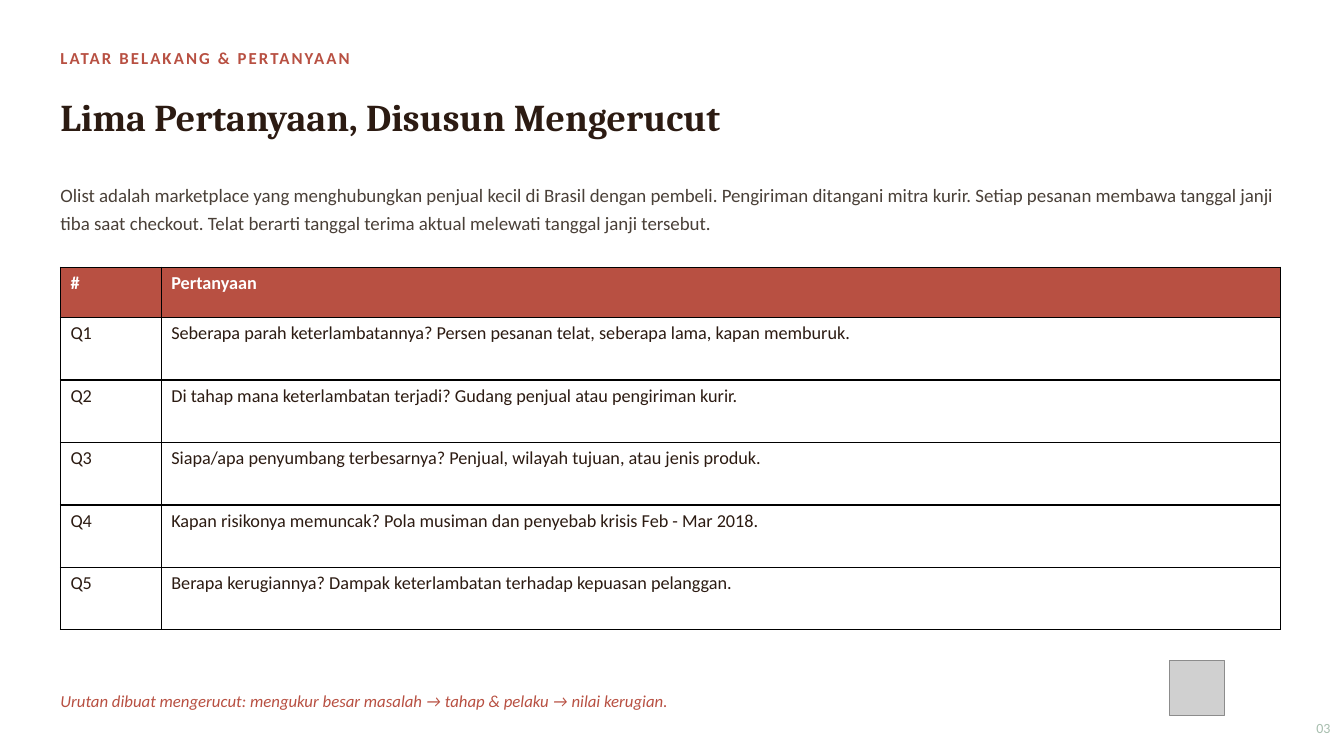
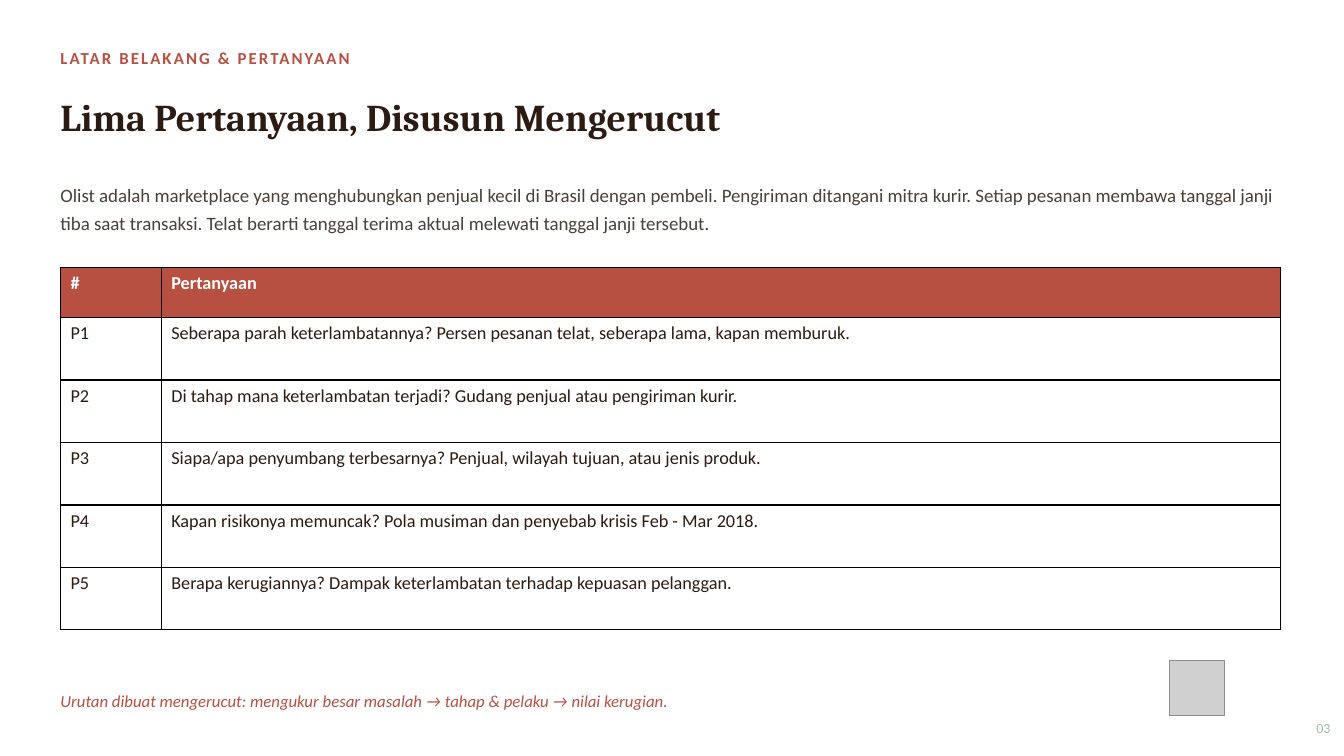
Before and after one commit to ArifHerfianZaenChartiko/Diagnosis-Keterlambatan-Pengiriman-Marketplace-Olist, a slide deck: slide 3 of 03_hasil/presentasi_diagnosis_keterlambatan.pptx. Drawn at 1344x756 pixels with LibreOffice and Linux fonts; fonts in the diff are those of the drawing; grey boxes stand for pictures. Boxes give left, top, right and bottom in pixels: in the first picture for what was removed or moved away, otherwise in the second. Text is boxed around its words. In the diff, an @@ line names an element or a change of style, - is before the commit and + after.

```diff
--- a/03_hasil/presentasi_diagnosis_keterlambatan.pptx
+++ b/03_hasil/presentasi_diagnosis_keterlambatan.pptx
@@ text at (60, 189, 1272, 234): text changed @@
-Olist adalah marketplace yang menghubungkan penjual kecil di Brasil dengan pembeli. Pengiriman ditangani mitra kurir. Setiap pesanan membawa tanggal janji tiba saat checkout. Telat berarti tanggal terima aktual melewati tanggal janji tersebut.
+Olist adalah marketplace yang menghubungkan penjual kecil di Brasil dengan pembeli. Pengiriman ditangani mitra kurir. Setiap pesanan membawa tanggal janji tiba saat transaksi. Telat berarti tanggal terima aktual melewati tanggal janji tersebut.
@@ table at (60, 267, 1280, 630) @@
-row 2, column 1: Q1
+row 2, column 1: P1
-row 3, column 1: Q2
+row 3, column 1: P2
-row 4, column 1: Q3
+row 4, column 1: P3
-row 5, column 1: Q4
+row 5, column 1: P4
-row 6, column 1: Q5
+row 6, column 1: P5
```
Also in this commit, not shown: 11 other slides changed, 16 other files.
